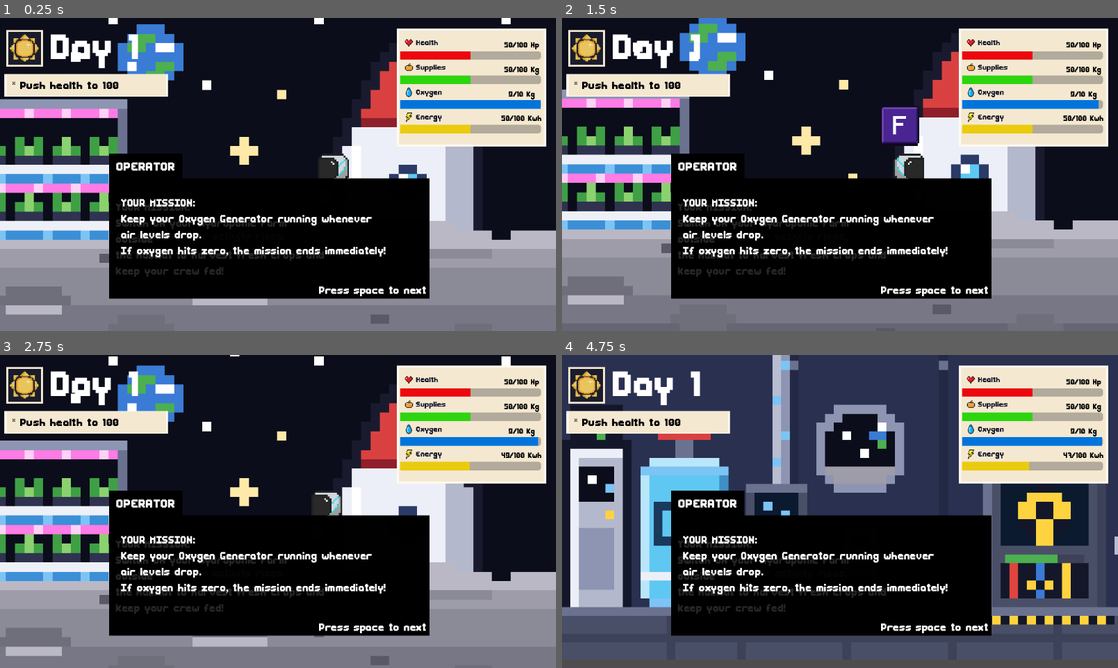
Above: before the commit, frames 1-4 (two rows, left to right).
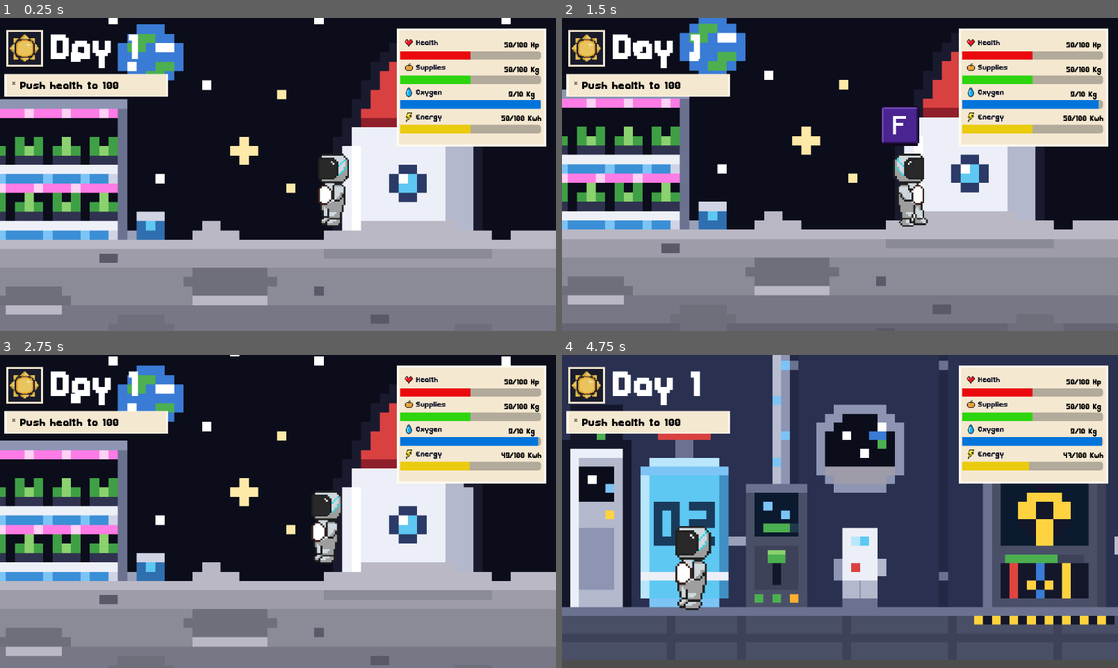
Above: after the commit, the same moments.

Repository: jerrsjackDeet/nasa_hackaton_2026_repo
Game: Godot game, scene res://scene/outpost.tscn
The game is run twice, just before and just after one commit, with the same random seed, the same clock (stepped at 60 frames per second) and the same inputs.
Inputs:
- Up to frame 1 (0.25 s): no input
- Up to frame 2 (1.5 s): tap Enter (ui_accept) at 0.5, 0.77 s; hold A (a) 0.53-1.28 s; hold Right from 0.53 s (still down); tap D (d) at 0.8, 1.35 s
- Up to frame 3 (2.75 s): tap Enter (ui_accept) at 1.52 s; tap P (f) at 1.55 s; release Right at 2.03 s; hold Left from 2.03 s (still down); hold P (f) from 2.03 s (still down); tap A (a) at 2.3 s
- Up to frame 4 (4.75 s): release Left at 2.78 s; release P (f) at 2.78 s; hold Right 2.78-4.28 s; tap A (a) at 2.85, 4.55 s; tap Enter (ui_accept) at 3.02, 3.77, 4.52 s; tap D (d) at 3.05 s; hold D (d) 3.53-4.28 s; tap P (f) at 3.8, 4.35 s; hold Left from 4.28 s (still down)

The runs differ from the first frame. In frame 1, 23% of the frame differs, in the area x 19-78%, y 43-90%; in frame 2, 23%; in frame 3, 23%; in frame 4, 23%.

Commit message:
fixing bug_gameplay_endgame

Diff:
--- a/project.godot
+++ b/project.godot
@@ -21,7 +21,6 @@
 
 [display]
 
-window/size/mode=3
 window/stretch/mode="viewport"
 window/stretch/aspect="expand"
 
--- a/scene/endgame_spacenasa/endgame/wingood.tscn
+++ /dev/null
@@ -1,65 +0,0 @@
-[gd_scene load_steps=3 format=3 uid="uid://cx4rukbceponl"]
-
-[ext_resource type="Script" uid="uid://cg55xox7qeb57" path="res://lose_screen.gd" id="1_urb8j"]
-[ext_resource type="FontFile" uid="uid://d1plaqedlkgxb" path="res://assets/CutePixel.ttf" id="2_llett"]
-
-[node name="wingood" type="Node2D"]
-modulate = Color(1, 1, 1, 0)
-script = ExtResource("1_urb8j")
-
-[node name="LoseScreen" type="Control" parent="."]
-layout_mode = 3
-anchors_preset = 15
-anchor_right = 1.0
-anchor_bottom = 1.0
-grow_horizontal = 2
-grow_vertical = 2
-size_flags_horizontal = 3
-size_flags_vertical = 3
-
-[node name="ColorRect" type="ColorRect" parent="LoseScreen"]
-layout_mode = 0
-offset_right = 1148.0
-offset_bottom = 642.0
-color = Color(0, 0, 0, 0.392157)
-
-[node name="Label" type="Label" parent="LoseScreen/ColorRect"]
-offset_left = 111.0
-offset_top = 182.0
-offset_right = 1050.0
-offset_bottom = 282.0
-theme_override_fonts/font = ExtResource("2_llett")
-theme_override_font_sizes/font_size = 100
-text = "Better Be An "
-
-[node name="Label" type="Label" parent="LoseScreen"]
-layout_mode = 0
-offset_left = 601.0
-offset_top = 185.0
-offset_right = 1540.0
-offset_bottom = 285.0
-theme_override_colors/font_color = Color(0.992157, 0.8, 0.0509804, 1)
-theme_override_fonts/font = ExtResource("2_llett")
-theme_override_font_sizes/font_size = 100
-text = "Austronaut!"
-
-[node name="Label2" type="Label" parent="LoseScreen"]
-layout_mode = 0
-offset_left = 303.0
-offset_top = 270.0
-offset_right = 833.0
-offset_bottom = 321.0
-theme_override_colors/font_color = Color(0.351563, 0.351563, 0.351563, 1)
-theme_override_fonts/font = ExtResource("2_llett")
-theme_override_font_sizes/font_size = 50
-text = "Press any key to main menu"
-
-[node name="Label3" type="Label" parent="LoseScreen"]
-layout_mode = 0
-offset_left = 383.0
-offset_top = 343.0
-offset_right = 765.0
-offset_bottom = 394.0
-theme_override_fonts/font = ExtResource("2_llett")
-theme_override_font_sizes/font_size = 50
-text = "You Could Do Better!"
--- a/scene/endgame_spacenasa/endgame/winperfect.tscn
+++ /dev/null
@@ -1,65 +0,0 @@
-[gd_scene load_steps=3 format=3 uid="uid://c8pof5al3wnxe"]
-
-[ext_resource type="Script" uid="uid://cg55xox7qeb57" path="res://lose_screen.gd" id="1_s7mfv"]
-[ext_resource type="FontFile" uid="uid://d1plaqedlkgxb" path="res://assets/CutePixel.ttf" id="2_ecj20"]
-
-[node name="winperfect" type="Node2D"]
-modulate = Color(1, 1, 1, 0)
-script = ExtResource("1_s7mfv")
-
-[node name="LoseScreen" type="Control" parent="."]
-layout_mode = 3
-anchors_preset = 15
-anchor_right = 1.0
-anchor_bottom = 1.0
-grow_horizontal = 2
-grow_vertical = 2
-size_flags_horizontal = 3
-size_flags_vertical = 3
-
-[node name="ColorRect" type="ColorRect" parent="LoseScreen"]
-layout_mode = 0
-offset_right = 1148.0
-offset_bottom = 642.0
-color = Color(0, 0, 0, 0.392157)
-
-[node name="Label" type="Label" parent="LoseScreen/ColorRect"]
-offset_left = 111.0
-offset_top = 182.0
-offset_right = 1050.0
-offset_bottom = 282.0
-theme_override_fonts/font = ExtResource("2_ecj20")
-theme_override_font_sizes/font_size = 100
-text = "Better Be An "
-
-[node name="Label" type="Label" parent="LoseScreen"]
-layout_mode = 0
-offset_left = 601.0
-offset_top = 185.0
-offset_right = 1540.0
-offset_bottom = 285.0
-theme_override_colors/font_color = Color(0.992157, 0.8, 0.0509804, 1)
-theme_override_fonts/font = ExtResource("2_ecj20")
-theme_override_font_sizes/font_size = 100
-text = "Austronaut!"
-
-[node name="Label2" type="Label" parent="LoseScreen"]
-layout_mode = 0
-offset_left = 303.0
-offset_top = 270.0
-offset_right = 833.0
-offset_bottom = 321.0
-theme_override_colors/font_color = Color(0.351563, 0.351563, 0.351563, 1)
-theme_override_fonts/font = ExtResource("2_ecj20")
-theme_override_font_sizes/font_size = 50
-text = "Press any key to main menu"
-
-[node name="Label3" type="Label" parent="LoseScreen"]
-layout_mode = 0
-offset_left = 443.0
-offset_top = 357.0
-offset_right = 712.0
-offset_bottom = 408.0
-theme_override_fonts/font = ExtResource("2_ecj20")
-theme_override_font_sizes/font_size = 50
-text = "You Get an A!"
--- /dev/null
+++ b/scene/failed.tscn
@@ -0,0 +1,48 @@
+[gd_scene load_steps=3 format=3 uid="uid://bkyyf2380xkah"]
+
+[ext_resource type="Script" uid="uid://dnweq2bhv73dh" path="res://script/endgame.gd" id="1_uyoo6"]
+[ext_resource type="FontFile" uid="uid://d1plaqedlkgxb" path="res://assets/CutePixel.ttf" id="2_0thep"]
+
+[node name="lose" type="Node2D"]
+script = ExtResource("1_uyoo6")
+
+[node name="LoseScreen" type="Control" parent="."]
+layout_mode = 3
+anchors_preset = 15
+anchor_right = 1.0
+anchor_bottom = 1.0
+grow_horizontal = 2
+grow_vertical = 2
+size_flags_horizontal = 3
+size_flags_vertical = 3
+metadata/_edit_use_anchors_ = true
+
+[node name="ColorRect" type="ColorRect" parent="LoseScreen"]
+layout_mode = 0
+offset_right = 1148.0
+offset_bottom = 642.0
+color = Color(0.0784314, 0.0784314, 0.0784314, 0.670588)
+metadata/_edit_use_anchors_ = true
+
+[node name="Label" type="Label" parent="LoseScreen"]
+layout_mode = 0
+offset_left = 164.0
+offset_top = 195.0
+offset_right = 996.0
+offset_bottom = 295.0
+theme_override_fonts/font = ExtResource("2_0thep")
+theme_override_font_sizes/font_size = 100
+text = "Better Luck Next Time"
+metadata/_edit_use_anchors_ = true
+
+[node name="Label2" type="Label" parent="LoseScreen"]
+layout_mode = 0
+offset_left = 302.0
+offset_top = 333.0
+offset_right = 832.0
+offset_bottom = 384.0
+theme_override_colors/font_color = Color(1, 1, 1, 0.368627)
+theme_override_fonts/font = ExtResource("2_0thep")
+theme_override_font_sizes/font_size = 50
+text = "Press any key to main menu"
+metadata/_edit_use_anchors_ = true
--- /dev/null
+++ b/scene/lose(j_version).tscn
@@ -0,0 +1,43 @@
+[gd_scene load_steps=3 format=3 uid="uid://bfcqk68voa7n1"]
+
+[ext_resource type="FontFile" uid="uid://d1plaqedlkgxb" path="res://assets/CutePixel.ttf" id="1_3m76g"]
+[ext_resource type="Script" uid="uid://dnweq2bhv73dh" path="res://script/endgame.gd" id="1_egc6i"]
+
+[node name="lose(J_version)" type="Node2D"]
+script = ExtResource("1_egc6i")
+
+[node name="Control" type="Control" parent="."]
+layout_mode = 3
+anchors_preset = 0
+offset_right = 40.0
+offset_bottom = 40.0
+
+[node name="ColorRect" type="ColorRect" parent="Control"]
+layout_mode = 0
+offset_right = 1165.0
+offset_bottom = 662.0
+color = Color(0.196078, 0.196078, 0.196078, 1)
+
+[node name="Label" type="Label" parent="Control"]
+layout_mode = 0
+offset_left = 153.0
+offset_top = 228.0
+offset_right = 985.0
+offset_bottom = 328.0
+theme_override_fonts/font = ExtResource("1_3m76g")
+theme_override_font_sizes/font_size = 100
+text = "Better Luck Next Time"
+horizontal_alignment = 1
+vertical_alignment = 1
+
+[node name="Label2" type="Label" parent="Control"]
+layout_mode = 0
+offset_left = 153.0
+offset_top = 323.0
+offset_right = 985.0
+offset_bottom = 423.0
+theme_override_fonts/font = ExtResource("1_3m76g")
+theme_override_font_sizes/font_size = 50
+text = "Press any key to continue"
+horizontal_alignment = 1
+vertical_alignment = 1
--- a/scene/lose.tscn
+++ b/scene/lose.tscn
@@ -1,30 +1,24 @@
-[gd_scene load_steps=3 format=3 uid="uid://ev7aw8tfyx2x"]
+[gd_scene load_steps=3 format=3 uid="uid://uk8n6376sly8"]
 
-[ext_resource type="Script" uid="uid://cg55xox7qeb57" path="res://scene/endgame_spacenasa/endgame/lose_screen.gd" id="1_dcuqu"]
+[ext_resource type="Script" uid="uid://dnweq2bhv73dh" path="res://script/endgame.gd" id="1_dcuqu"]
 [ext_resource type="FontFile" uid="uid://d1plaqedlkgxb" path="res://assets/CutePixel.ttf" id="2_0thep"]
 
-[node name="Lose" type="Node2D"]
-modulate = Color(1, 1, 1, 0)
+[node name="lose" type="Node2D"]
 script = ExtResource("1_dcuqu")
 
-[node name="LoseScreen" type="Control" parent="."]
+[node name="Control" type="Control" parent="."]
 layout_mode = 3
-anchors_preset = 15
-anchor_right = 1.0
-anchor_bottom = 1.0
-grow_horizontal = 2
-grow_vertical = 2
-size_flags_horizontal = 3
-size_flags_vertical = 3
+anchors_preset = 0
+offset_right = 40.0
+offset_bottom = 40.0
 
-[node name="ColorRect" type="ColorRect" parent="LoseScreen"]
-layout_mode = 0
+[node name="ColorRect" type="ColorRect" parent="Control"]
 offset_right = 1148.0
 offset_bottom = 642.0
-color = Color(0, 0, 0, 0.392157)
+color = Color(0.196078, 0.196078, 0.196078, 1)
+metadata/_edit_use_anchors_ = true
 
-[node name="Label" type="Label" parent="LoseScreen"]
-layout_mode = 0
+[node name="Label" type="Label" parent="Control"]
 offset_left = 164.0
 offset_top = 195.0
 offset_right = 996.0
@@ -32,9 +26,9 @@
 theme_override_fonts/font = ExtResource("2_0thep")
 theme_override_font_sizes/font_size = 100
 text = "Better Luck Next Time"
+metadata/_edit_use_anchors_ = true
 
-[node name="Label2" type="Label" parent="LoseScreen"]
-layout_mode = 0
+[node name="Label2" type="Label" parent="Control"]
 offset_left = 302.0
 offset_top = 333.0
 offset_right = 832.0
@@ -43,3 +37,4 @@
 theme_override_fonts/font = ExtResource("2_0thep")
 theme_override_font_sizes/font_size = 50
 text = "Press any key to main menu"
+metadata/_edit_use_anchors_ = true
--- a/scene/narasi2.tscn
+++ b/scene/narasi2.tscn
@@ -6,6 +6,7 @@
 [node name="narasi" type="Node2D"]
 
 [node name="CanvasLayer" type="CanvasLayer" parent="."]
+visible = false
 
 [node name="Sprite2D" type="Sprite2D" parent="CanvasLayer"]
 position = Vector2(558, 431)
--- a/scene/narasi3.tscn
+++ b/scene/narasi3.tscn
@@ -6,6 +6,7 @@
 [node name="narasi" type="Node2D"]
 
 [node name="CanvasLayer" type="CanvasLayer" parent="."]
+visible = false
 
 [node name="Sprite2D" type="Sprite2D" parent="CanvasLayer"]
 position = Vector2(558, 431)
--- a/scene/narasi4.tscn
+++ b/scene/narasi4.tscn
@@ -6,6 +6,7 @@
 [node name="narasi" type="Node2D"]
 
 [node name="CanvasLayer" type="CanvasLayer" parent="."]
+visible = false
 
 [node name="Sprite2D" type="Sprite2D" parent="CanvasLayer"]
 position = Vector2(558, 431)
--- a/scene/ui_ux.tscn
+++ b/scene/ui_ux.tscn
@@ -7,10 +7,9 @@
 [ext_resource type="Texture2D" uid="uid://dngqmevwgfbt1" path="res://assets/sun_icon.png" id="4_fh4cu"]
 [ext_resource type="Texture2D" uid="uid://cnyfecvpnma3b" path="res://assets/Panel_Information.png" id="6_053p3"]
 [ext_resource type="Texture2D" uid="uid://butd6jhupwmp3" path="res://assets/paneltask.png" id="6_ooy7e"]
-[ext_resource type="PackedScene" path="res://scene/narasi.tscn" id="8_bwjk0"]
-[ext_resource type="PackedScene" path="res://scene/narasi2.tscn" id="9_msisx"]
-[ext_resource type="PackedScene" path="res://scene/narasi3.tscn" id="10_pd7dk"]
-[ext_resource type="PackedScene" path="res://scene/narasi4.tscn" id="11_jch1m"]
+[ext_resource type="PackedScene" uid="uid://bkyyf2380xkah" path="res://scene/failed.tscn" id="8_xdste"]
+[ext_resource type="PackedScene" uid="uid://r4vj0e2t6fg7" path="res://scene/wingood.tscn" id="9_a6grp"]
+[ext_resource type="PackedScene" uid="uid://cvn76rbpxxhwg" path="res://scene/winperfect.tscn" id="10_bwjk0"]
 
 [sub_resource type="StyleBoxFlat" id="StyleBoxFlat_71h1p"]
 bg_color = Color(0.921569, 0.0313726, 0.054902, 1)
@@ -253,7 +252,7 @@
 theme_override_colors/font_color = Color(0, 0, 0, 1)
 theme_override_fonts/font = ExtResource("2_71h1p")
 theme_override_font_sizes/font_size = 30
-text = "* Push food to 80"
+text = "* Push supplies to 80"
 horizontal_alignment = 1
 vertical_alignment = 1
 
@@ -301,7 +300,7 @@
 theme_override_colors/font_color = Color(0, 0, 0, 1)
 theme_override_fonts/font = ExtResource("2_71h1p")
 theme_override_font_sizes/font_size = 30
-text = "* Push food to 100"
+text = "* Push supplies to 100"
 horizontal_alignment = 1
 vertical_alignment = 1
 
@@ -391,15 +390,15 @@
 theme_override_font_sizes/font_size = 30
 text = "Press enter to change day"
 
-[node name="narasi" parent="." instance=ExtResource("8_bwjk0")]
-visible = false
-position = Vector2(393, 363)
-
-[node name="narasi2" parent="." instance=ExtResource("9_msisx")]
-visible = false
-
-[node name="narasi3" parent="." instance=ExtResource("10_pd7dk")]
-visible = false
-
-[node name="narasi4" parent="." instance=ExtResource("11_jch1m")]
-visible = false
+[node name="lose" parent="." instance=ExtResource("8_xdste")]
+visible = false
+
+[node name="wingood" parent="." instance=ExtResource("9_a6grp")]
+visible = false
+
+[node name="winperfect" parent="." instance=ExtResource("10_bwjk0")]
+visible = false
+
+[editable path="lose"]
+[editable path="wingood"]
+[editable path="winperfect"]
--- a/scene/wingood.tscn
+++ b/scene/wingood.tscn
@@ -1,11 +1,10 @@
 [gd_scene load_steps=3 format=3 uid="uid://r4vj0e2t6fg7"]
 
-[ext_resource type="Script" uid="uid://cg55xox7qeb57" path="res://scene/endgame_spacenasa/endgame/lose_screen.gd" id="1_urb8j"]
+[ext_resource type="Script" uid="uid://dnweq2bhv73dh" path="res://script/endgame.gd" id="1_l2ruy"]
 [ext_resource type="FontFile" uid="uid://d1plaqedlkgxb" path="res://assets/CutePixel.ttf" id="2_llett"]
 
 [node name="wingood" type="Node2D"]
-modulate = Color(1, 1, 1, 0)
-script = ExtResource("1_urb8j")
+script = ExtResource("1_l2ruy")
 
 [node name="LoseScreen" type="Control" parent="."]
 layout_mode = 3
@@ -21,7 +20,7 @@
 layout_mode = 0
 offset_right = 1148.0
 offset_bottom = 642.0
-color = Color(0, 0, 0, 0.392157)
+color = Color(0, 0, 0, 0.662745)
 
 [node name="Label" type="Label" parent="LoseScreen/ColorRect"]
 layout_mode = 0
@@ -47,9 +46,9 @@
 [node name="Label2" type="Label" parent="LoseScreen"]
 layout_mode = 0
 offset_left = 303.0
-offset_top = 270.0
+offset_top = 281.0
 offset_right = 833.0
-offset_bottom = 321.0
+offset_bottom = 332.0
 theme_override_colors/font_color = Color(0.351563, 0.351563, 0.351563, 1)
 theme_override_fonts/font = ExtResource("2_llett")
 theme_override_font_sizes/font_size = 50
--- a/scene/winperfect.tscn
+++ b/scene/winperfect.tscn
@@ -1,11 +1,10 @@
 [gd_scene load_steps=3 format=3 uid="uid://cvn76rbpxxhwg"]
 
-[ext_resource type="Script" uid="uid://cg55xox7qeb57" path="res://scene/endgame_spacenasa/endgame/lose_screen.gd" id="1_s7mfv"]
+[ext_resource type="Script" uid="uid://dnweq2bhv73dh" path="res://script/endgame.gd" id="1_ftwkh"]
 [ext_resource type="FontFile" uid="uid://d1plaqedlkgxb" path="res://assets/CutePixel.ttf" id="2_ecj20"]
 
 [node name="winperfect" type="Node2D"]
-modulate = Color(1, 1, 1, 0)
-script = ExtResource("1_s7mfv")
+script = ExtResource("1_ftwkh")
 
 [node name="LoseScreen" type="Control" parent="."]
 layout_mode = 3
@@ -21,7 +20,7 @@
 layout_mode = 0
 offset_right = 1148.0
 offset_bottom = 642.0
-color = Color(0, 0, 0, 0.392157)
+color = Color(0, 0, 0, 0.662745)
 
 [node name="Label" type="Label" parent="LoseScreen/ColorRect"]
 layout_mode = 0
@@ -47,9 +46,9 @@
 [node name="Label2" type="Label" parent="LoseScreen"]
 layout_mode = 0
 offset_left = 303.0
-offset_top = 270.0
+offset_top = 286.0
 offset_right = 833.0
-offset_bottom = 321.0
+offset_bottom = 337.0
 theme_override_colors/font_color = Color(0.351563, 0.351563, 0.351563, 1)
 theme_override_fonts/font = ExtResource("2_ecj20")
 theme_override_font_sizes/font_size = 50
--- /dev/null
+++ b/script/endgame.gd
@@ -0,0 +1,7 @@
+extends Node2D
+
+func _ready() -> void:
+	modulate.a = 0
+func  _process(delta: float) -> void:
+	if visible == true:
+		modulate.a += 2 * delta
--- a/scene/endgame_spacenasa/endgame/lose_screen.gd
+++ b/script/lose.gd
@@ -1,9 +1,10 @@
 extends Node2D
 
 func _process(delta: float) -> void:
-	$".".modulate.a += 2.0 * delta
+	$LoseScreen.modulate.a += 2.0 * delta
+
 
 func _input(event: InputEvent) -> void:
 	#if event.is_pressed() and not event.is_echo():
 		#get_tree().change_scene_to_file("res://scenes/main_menu.tscn")
-		pass
+	pass
--- a/script/ui_dll.gd
+++ b/script/ui_dll.gd
@@ -28,17 +28,32 @@
 		$"../day_task1".visible = false
 		$"../day_task2".visible = false
 		$"../day_task3".visible = false
-		$"../day_task4".visible = true
-		$"../day_task5".visible = false
+		$"../day_task4".visible = false
+		$"../day_task5".visible = true
 	if Varglob.nowday == Varglob.day.day5:
 		$day.text = "Day 5"
 		$"../day_task1".visible = false
 		$"../day_task2".visible = false
 		$"../day_task3".visible = false
-		$"../day_task4".visible = false
-		$"../day_task5".visible = true
+		$"../day_task4".visible = true
+		$"../day_task5".visible = false
 
 	if Varglob.dayend == true:
 		$"../mission_complete".visible = true
 	if Varglob.dayend == false:
 		$"../mission_complete".visible = false
+
+	if Varglob.winG == true:
+		$"../wingood".visible = true
+	else:
+		$"../wingood".visible = false
+
+	if Varglob.winP == true:
+		$"../winperfect".visible = true
+	else:
+		$"../winperfect".visible = false
+
+	if Varglob.losegame == true:
+		$"../lose".visible = true
+	else:
+		$"../lose".visible = false
--- a/script/varglob.gd
+++ b/script/varglob.gd
@@ -24,6 +24,9 @@
 var debu_bulan
 
 var dayend = false
+var winP = false
+var winG = false
+var losegame = false
 
 func _ready() -> void:
 	nowday =  day.day1
@@ -32,6 +35,9 @@
 	print(badai_matahari)
 func _process(delta: float) -> void:
 
+
+	if electrict <= 0 or food <= 0 or oksigen <= 0 or health <= 0:
+		losegame = true
 
 	if nowday == day.day1:
 		_day_1()
@@ -44,7 +50,7 @@
 	elif nowday == day.day5:
 		_day_5()
 
-	if dayend == false:
+	if dayend == false and winG == false and winP == false and losegame == false:
 		oksigen -= 0.2 * delta
 		electrict = clamp(electrict, 0, 100)
 		food = clamp(food, 0, 100)
@@ -64,8 +70,7 @@
 			electrict -= 1 * delta
 
 
-	elif electrict <= 0 or food <= 0 or oksigen <= 0 and health <= 0:
-			get_tree().change_scene_to_file("res://scene/wingood.tscn")
+
 
 
 	if dayend == true:
@@ -80,10 +85,11 @@
 				nowday = day.day5
 			dayend = false
 
+
+
 func _day_1():
 	if health >= 100:
 		dayend = true
-
 func _day_2():
 	if food >= 80:
 		dayend = true
@@ -91,11 +97,11 @@
 	if electrict >= 70:
 		dayend = true
 func _day_4():
-	if food >= 100:
+	if oksigen >= 10:
 		dayend = true
 func _day_5():
-	if oksigen >= 10:
+	if food >= 100:
 		if electrict >= 50 and food >= 50 and oksigen >= 10 and health >= 50:
-			get_tree().change_scene_to_file("res://scene/winperfect.tscn")
-		elif electrict <= 50 or food <= 50 or oksigen <= 50 and health <= 50:
-			get_tree().change_scene_to_file("res://scene/wingood.tscn")
+			winP = true
+		elif electrict <= 50 or food <= 50 or oksigen <= 50 or health <= 50:
+			winG = true
--- a/scene/lose_screen.gd
+++ b/script/wingood.gd
@@ -1,7 +1,10 @@
 extends Node2D
+
+
 
 func _process(delta: float) -> void:
 	$".".modulate.a += 2.0 * delta
+
 
 func _input(event: InputEvent) -> void:
 	#if event.is_pressed() and not event.is_echo():
--- /dev/null
+++ b/script/winperfect.gd
@@ -0,0 +1,10 @@
+extends Node2D
+
+func _process(delta: float) -> void:
+	$".".modulate.a += 2.0 * delta
+
+
+func _input(event: InputEvent) -> void:
+	#if event.is_pressed() and not event.is_echo():
+		#get_tree().change_scene_to_file("res://scenes/main_menu.tscn")
+		pass
Not shown, changed: export_presets.cfg
Not shown, removed: scene/endgame_spacenasa/endgame/lose_screen.gd.uid
Not shown, removed: scene/lose_screen.gd.uid
Not shown: 1 places in scene/post.tscn that only renumber resources
Not shown: 1 places in scene/ui_ux.tscn that only renumber resources
Not shown, added: script/endgame.gd.uid
Not shown, added: script/lose.gd.uid
Not shown, added: script/wingood.gd.uid
Not shown, added: script/winperfect.gd.uid
